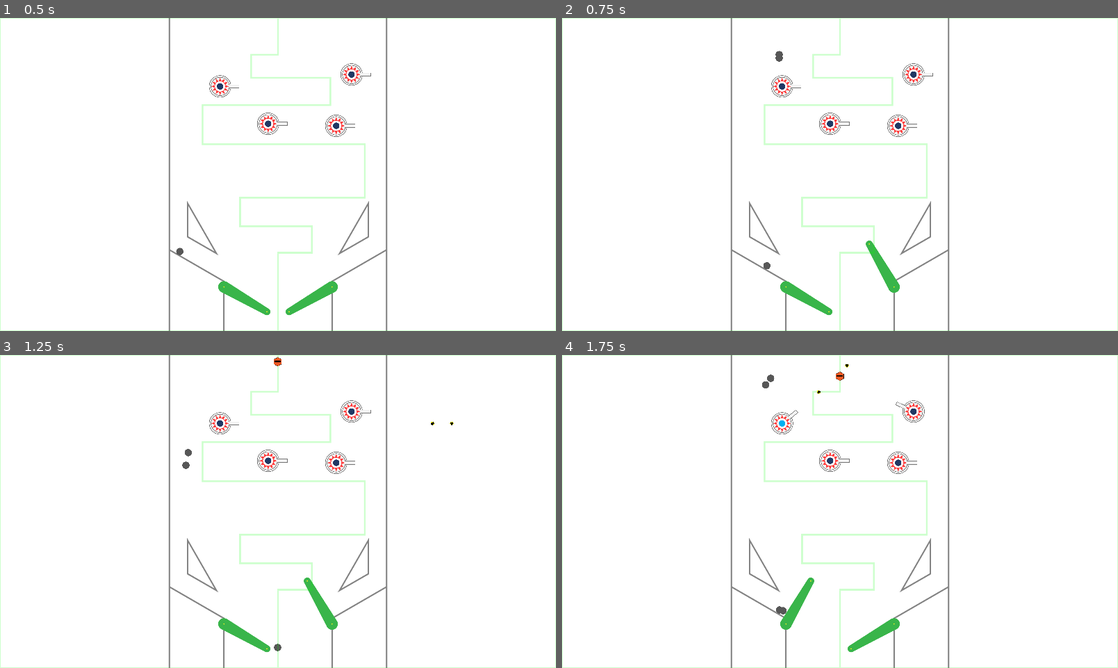
Above: before the commit, frames 1-4 (two rows, left to right).
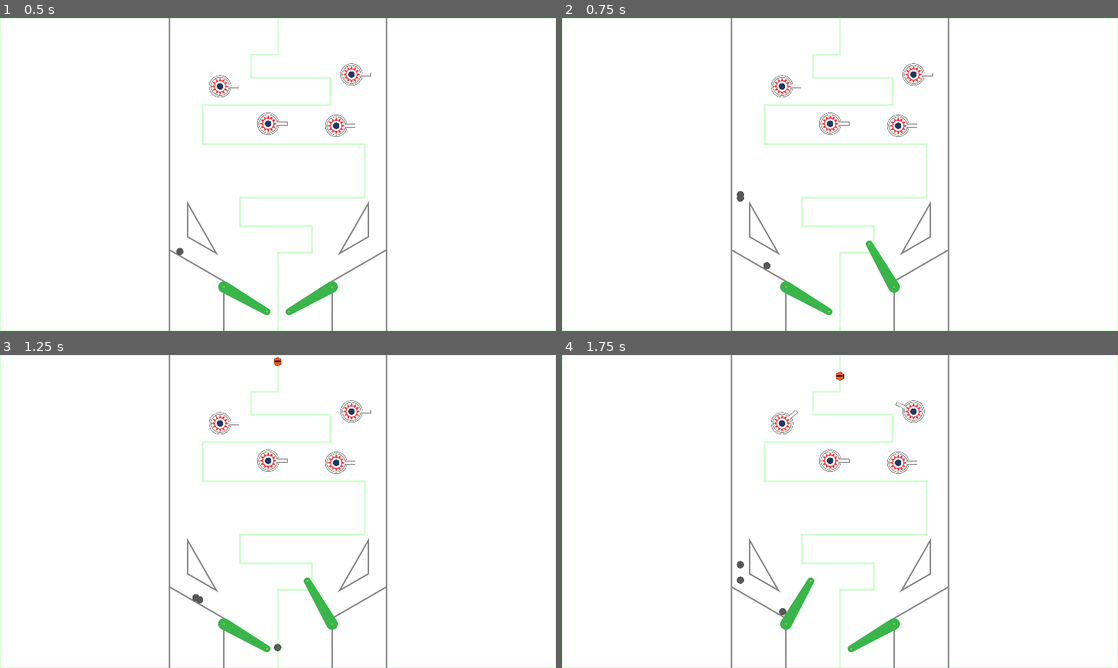
Above: after the commit, the same moments.

Repository: cxhuy/ptd
Game: Godot game, scene res://scenes/game.tscn
Same seed, same stepped clock (60 frames per second), same inputs: the game is played once before the commit and once after it.
Inputs:
- Up to frame 1 (0.5 s): no input
- Up to frame 2 (0.75 s): tap Enter at 0.5 s; hold / (rightFlip) from 0.53 s (still down); hold Space (addBall) from 0.53 s (still down)
- Up to frame 3 (1.25 s): keep holding / (rightFlip); keep holding Space (addBall)
- Up to frame 4 (1.75 s): release / (rightFlip) at 1.28 s; release Space (addBall) at 1.28 s; hold Z (leftFlip) from 1.28 s (still down); tap Space (addBall) at 1.35 s

Frame 1 is identical in both runs. In frame 2, less than 0.1% of the frame differs, in the area x 31-40%, y 10-59%; in frame 3, 0.1%; in frame 4, 0.2%, in the area x 31-52%, y 2-84%.

Commit message:
feat: change ball spawn position

Diff:
--- a/scripts/game.gd
+++ b/scripts/game.gd
@@ -6,5 +6,5 @@
 func _input(event):
 	if Input.is_action_pressed("addBall"):
 		var ballInstance = ball.instantiate()
-		ballInstance.set_global_position(Vector2(750, 100))
+		ballInstance.set_global_position(Vector2(616, 583))
 		add_child(ballInstance)
